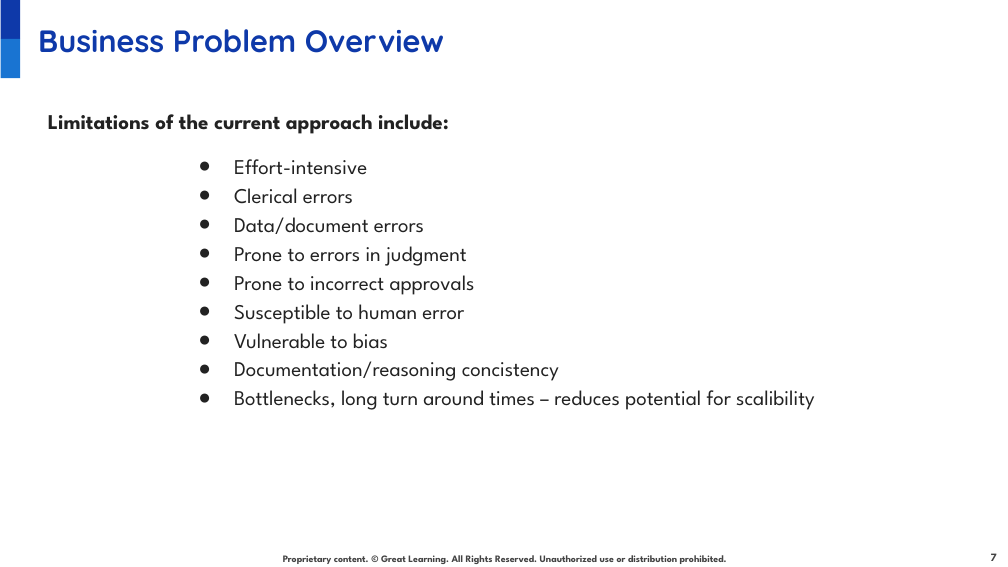
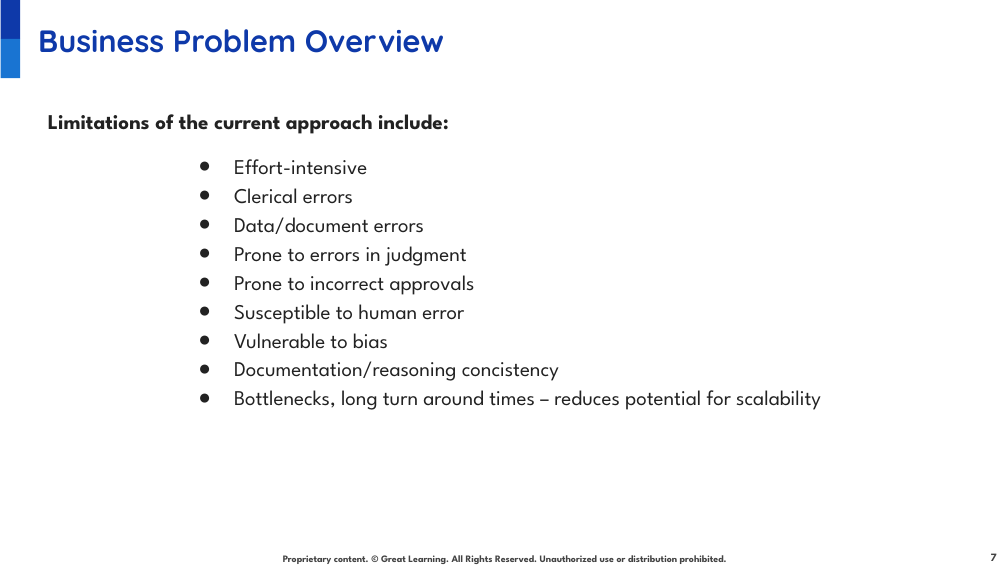
Before and after one commit to juanbucz/GreatLearning-TermProjects, a slide deck: slide 7 of Neural Networks - Loan Default/Loan Default Prediction Presentation - Business Interpretation - John Buczkowski.pptx. Drawn at 1008x567 pixels with LibreOffice and Linux fonts; fonts in the diff are those of the drawing; background and template pictures are left out. Boxes give left, top, right and bottom in pixels: in the first picture for what was removed or moved away, otherwise in the second. Text is boxed around its words. In the diff, an @@ line names an element or a change of style, - is before the commit and + after.

```diff
--- a/Neural Networks - Loan Default/Loan Default Prediction Presentation - Business Interpretation - John Buczkowski.pptx
+++ b/Neural Networks - Loan Default/Loan Default Prediction Presentation - Business Interpretation - John Buczkowski.pptx
@@ text at <box>234,390,821,410</box>: text changed @@
-● Bottlenecks, long turn around times – reduces potential for scalibility
+● Bottlenecks, long turn around times – reduces potential for scalability
```
Also in this commit, not shown: 1 other slide changed.
